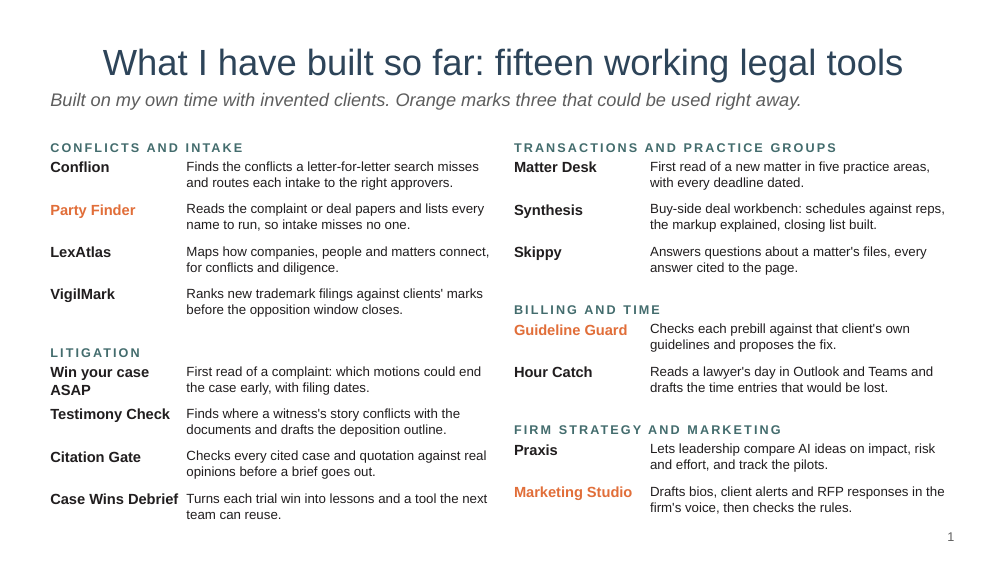
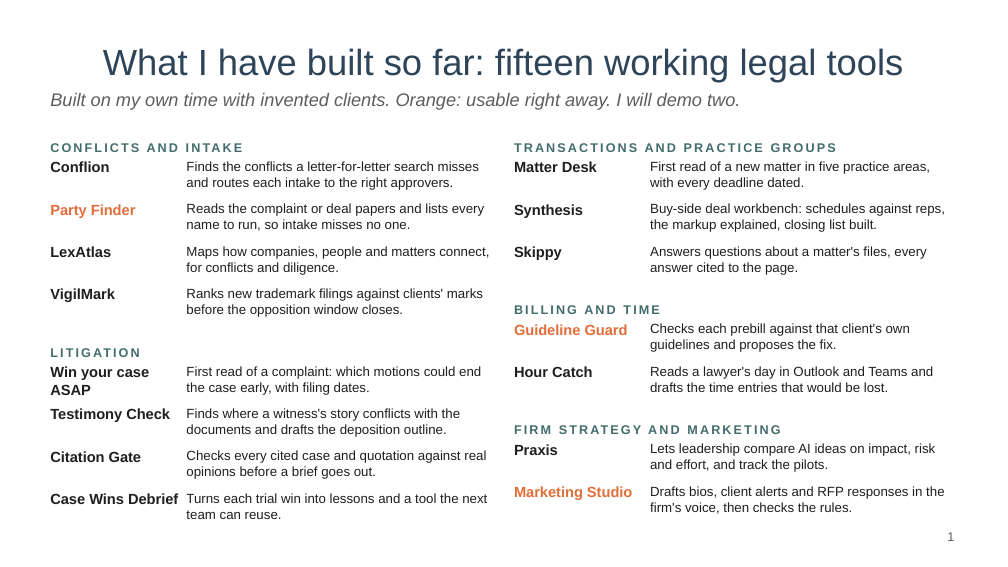
Before and after one commit to mylesparslow-collab/legal-portfolio, a slide deck: slide 1 of downloads/AI-ideas-Myles-Parslow.pptx. Drawn at 1008x567 pixels with LibreOffice and Linux fonts; fonts in the diff are those of the drawing. Boxes give left, top, right and bottom in pixels: in the first picture for what was removed or moved away, otherwise in the second. Text is boxed around its words. In the diff, an @@ line names an element or a change of style, - is before the commit and + after.

```diff
--- a/downloads/AI-ideas-Myles-Parslow.pptx
+++ b/downloads/AI-ideas-Myles-Parslow.pptx
@@ text at (50,93,740,110): text changed @@
-Built on my own time with invented clients. Orange marks three that could be used right away.
+Built on my own time with invented clients. Orange: usable right away. I will demo two.
```
Also in this commit, not shown: 3 other slides changed, 1 slide added, 1 slide removed.
